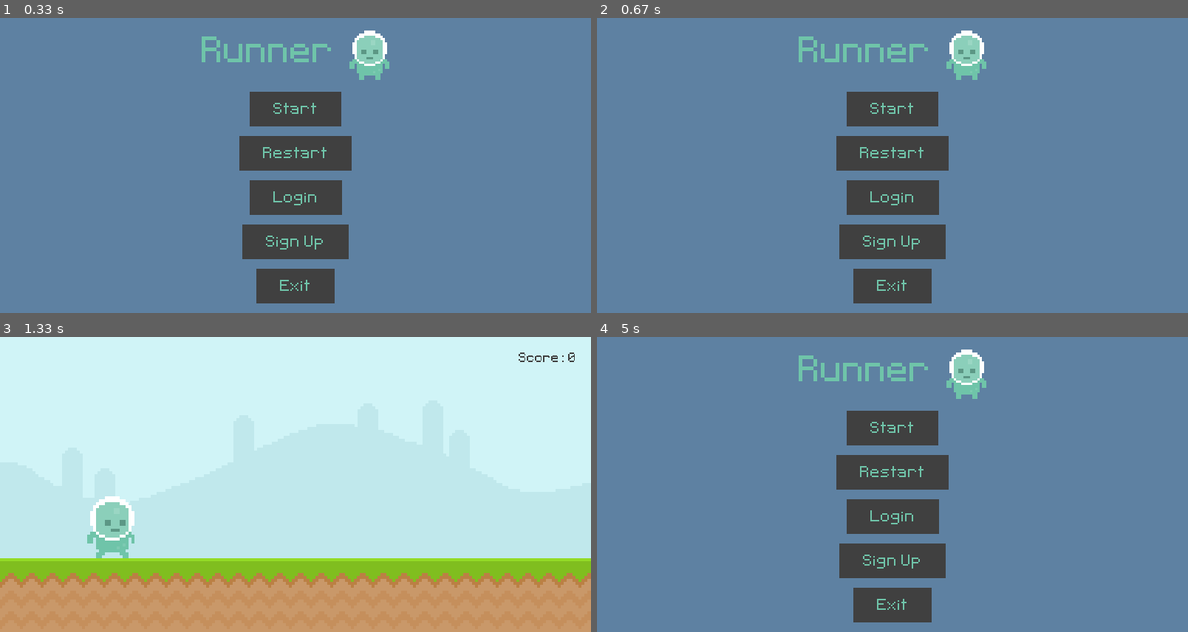
Above: before the commit, frames 1-4 (two rows, left to right).
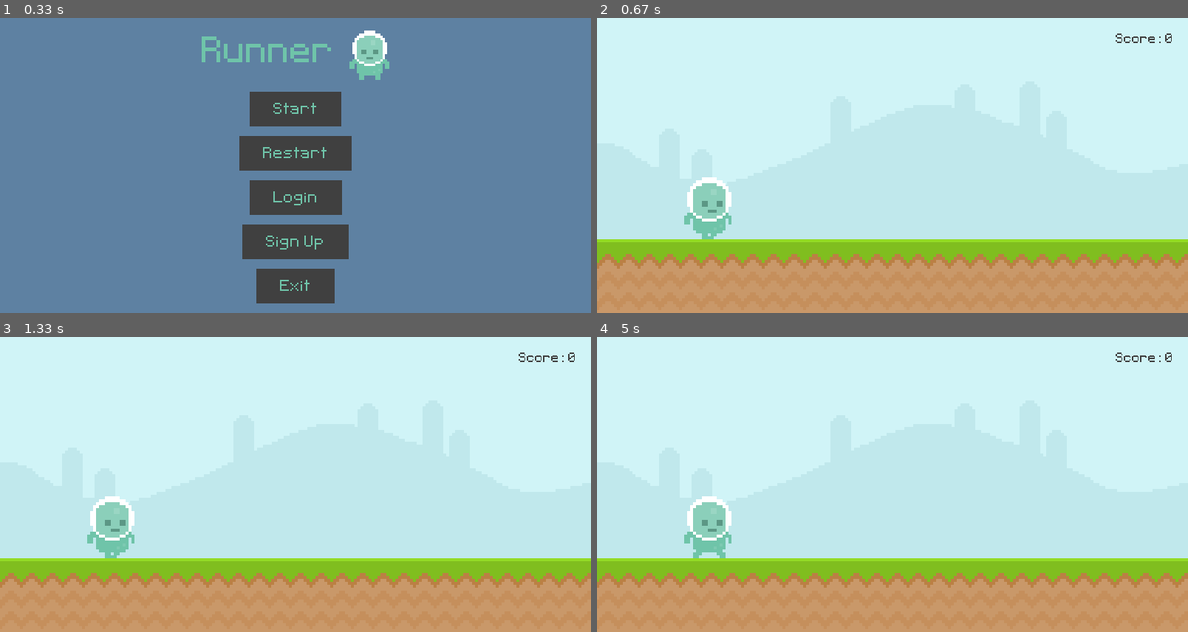
Above: after the commit, the same moments.

Repository: Zain-Khoso/pygame-runner
Game: pygame game, started from main.py
Same seed, same stepped clock (60 frames per second), same inputs: the game is played once before the commit and once after it.
Inputs (mouse positions are in pixels of both pictures, inside the frame that each line leads up to):
- Up to frame 1 (0.33 s): no input
- Up to frame 2 (0.67 s): click (892, 165) at 0.38 s
- Up to frame 3 (1.33 s): tap Space at 0.67, 1.07 s
- Up to frame 4 (5 s): tap Space at 1.37, 1.9, 2.2, 2.97, 3.3, 3.6 s; click (892, 472) at 4.78 s

Frame 1 is identical in both runs. In frame 2, 100% of the frame differs, in the area x 0-100%, y 0-100%; in frame 3, less than 0.1%; in frame 4, 100%.

Commit message:
update: Start and Restart button functionality

Diff:
--- a/game/game.py
+++ b/game/game.py
@@ -34,8 +34,8 @@
         self.score = Score()
 
         # Menu buttons
-        self.start_button = Button("Start", 100)
-        self.restart_button = Button("Restart", 160)
+        self.start_button = Button("Start", 100, self.start_game)
+        self.restart_button = Button("Restart", 160, self.start_game)
         self.login_button = Button("Login", 220)
         self.signup_button = Button("Sign Up", 280)
         self.exit_button = Button("Exit", 340, self.exit_game)
@@ -118,6 +118,10 @@
 
         self.play_music()
 
+    def start_game(self):
+        self.score.reset()
+        self.game_active = True
+
     def exit_game(self):
         pygame.quit()
         sys.exit()
@@ -136,12 +140,6 @@
                 for button in self.buttons.sprites():
                     button.check_click(event)
 
-                if event.type == pygame.KEYDOWN:
-                    match event.key:
-                        case pygame.K_SPACE:
-                            self.score.reset()
-                            self.game_active = True
-
     def run(self):
         self.load_player()
 
